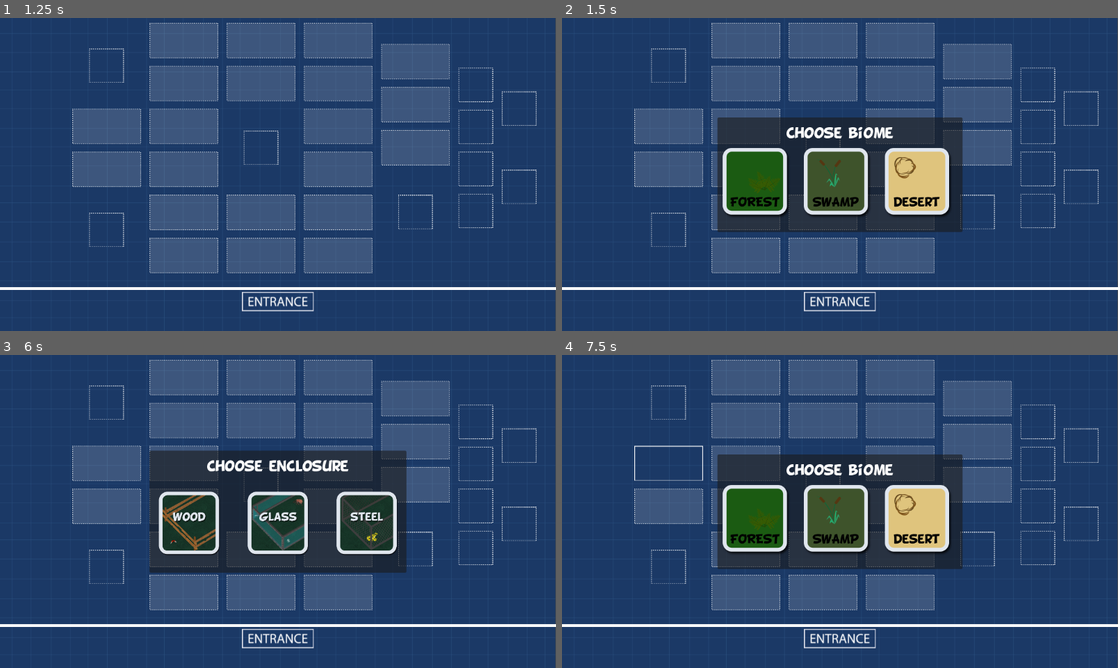
Above: before the commit, frames 1-4 (two rows, left to right).
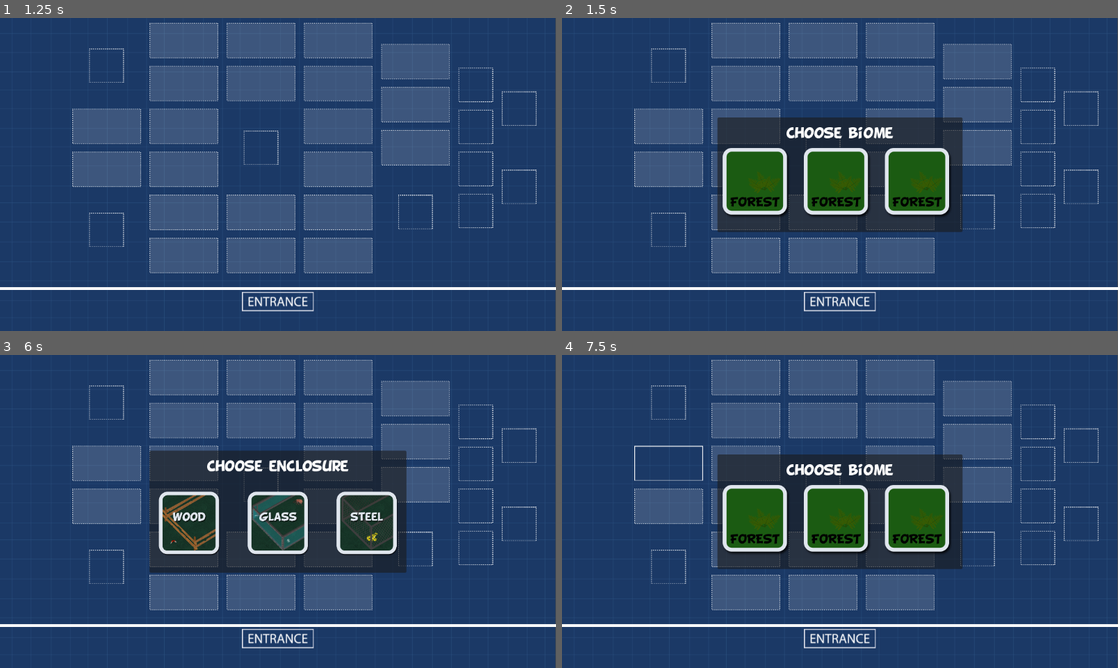
Above: after the commit, the same moments.

Repository: MathrimC/fiftyshadesofprey
Game: Godot game, scene res://scenes/build_enclosure/build_enclosure.tscn
Two runs of this game, one before a commit and one after it. Both use one fixed random seed, a clock stepped at 60 frames per second and the inputs below. This scene is started directly instead of the project's main scene.
Inputs (mouse positions are in pixels of both pictures, inside the frame that each line leads up to):
- Up to frame 1 (1.25 s): click (105, 64) at 0.52 s
- Up to frame 2 (1.5 s): click (667, 127) at 1.25 s
- Up to frame 3 (6 s): click (105, 505) at 2 s; click (105, 567) at 2.77 s; click (183, 376) at 3.5 s; click (183, 420) at 4.25 s; click (183, 464) at 5 s; click (183, 505) at 5.75 s
- Up to frame 4 (7.5 s): click (751, 524) at 6.5 s; click (745, 549) at 7.25 s

Frame 1 is identical in both runs. In frame 2, 3.7% of the frame differs, in the area x 44-69%, y 42-62%; in frame 3, nothing differs; in frame 4, 3.7%.
Error after the commit: Invalid access to property or key 'icon' on a base object of type 'Nil'. (res://scenes/build_enclosure/biome_button.gd:9)

Commit message:
refactored biomes and fences into resources

Diff:
--- a/enclosure.gd
+++ b/enclosure.gd
@@ -1,15 +1,12 @@
 class_name Enclosure
 extends Resource
 
-enum Fence { WOOD, GLASS, STEEL }
-enum Biome { FOREST, SWAMP, DESERT }
-
 @export var lot_number: int
-@export var biome: Biome
-@export var fence: Fence
+@export var biome: Biome.Type
+@export var fence: Fence.Type
 @export var dinosaurs: Array[DinosaurInstance]
 
-func _init(_lot_number: int, _biome: Biome, _fence: Fence) -> void:
+func _init(_lot_number: int, _biome: Biome.Type, _fence: Fence.Type) -> void:
 	lot_number = _lot_number
 	biome = _biome
 	fence = _fence
--- a/game_manager.gd
+++ b/game_manager.gd
@@ -204,13 +204,16 @@
 func get_groceries_amount(grocery: Grocery.Type) -> int:
 	return inventory.get(InventoryType.GROCERIES,{}).get(grocery,0)
 
+func get_food_amount(food: Food.Type) -> int:
+	return inventory.get(InventoryType.FOOD,{}).get(food,0)
+
 func is_lot_occupied(lot_number: int) -> bool:
 	return park_content.has(lot_number)
 
 func get_lot_content(lot_number: int) -> Enclosure:
 	return park_content.get(lot_number, null)
 
-func create_enclosure(lot_number: int, biome: Enclosure.Biome, fence: Enclosure.Fence) -> void:
+func create_enclosure(lot_number: int, biome: Biome.Type, fence: Fence.Type) -> void:
 	assert(!park_content.has(lot_number), "Error: creating enclosure on occupied lot")
 	park_content[lot_number] = Enclosure.new(lot_number, biome, fence)
 
--- a/game_resources.gd
+++ b/game_resources.gd
@@ -7,12 +7,16 @@
 @export var birds: Array[Bird]
 @export var dinosaurs: Array[Dinosaur]
 @export var foods: Array[Food]
+@export var biomes: Array[Biome]
+@export var fences: Array[Fence]
 
 var grocery_dict: Dictionary[Grocery.Type, Grocery]
 var scientist_dict: Dictionary[Scientist.Type, Scientist]
 var bird_dict: Dictionary[Bird.Type, Bird]
 var dinosaur_dict: Dictionary[Dinosaur.Type, Dinosaur]
 var food_dict: Dictionary[Food.Type, Food]
+var biome_dict: Dictionary[Biome.Type, Biome]
+var fence_dict: Dictionary[Fence.Type, Fence]
 
 func _init() -> void:
 	_init_dicts.call_deferred()
@@ -28,6 +32,10 @@
 		dinosaur_dict[dinosaur.type] = dinosaur
 	for food in foods:
 		food_dict[food.type] = food
+	for biome in biomes:
+		biome_dict[biome.type] = biome
+	for fence in fences:
+		fence_dict[fence.type] = fence
 
 func get_grocery(type: Grocery.Type) -> Grocery:
 	return grocery_dict.get(type, null)
@@ -43,3 +51,9 @@
 
 func get_food(type: Food.Type) -> Food:
 	return food_dict.get(type, null)
+
+func get_biome(type: Biome.Type) -> Biome:
+	return biome_dict.get(type, null)
+
+func get_fence(type: Fence.Type) -> Fence:
+	return fence_dict.get(type, null)
--- a/resources.gd
+++ b/resources.gd
@@ -8,9 +8,9 @@
 # enum Food { CARNIVORE, HERBIVORE }
 # enum Diet { CARNIVORE, HERBIVORE }
 # enum Groceries { SALT, PEPPER, RED_SLIME, GREEN_SLIME }
-enum Biome { FOREST, SWAMP, DESERT }
-enum Fence { WOOD, GLASS, STEEL }
-enum TextureType {IMAGE, EGG, NAME}
+# enum Biome { FOREST, SWAMP, DESERT }
+# enum Fence { WOOD, GLASS, STEEL }
+# enum TextureType {IMAGE, EGG, NAME}
 
 const scenes: Dictionary = {
 	Scene.MAIN_MENU: "res://scenes/main_menu/main_menu.tscn",
@@ -52,26 +52,26 @@
 # 	Food.HERBIVORE: "food_herbivore.png",
 # }
 
-const biome_textures_dir := "res://img/buy"
-const biome_textures: Dictionary = {
-	Biome.FOREST: "forest_logo.png",
-	Biome.SWAMP: "swamp_logo.png",
-	Biome.DESERT: "desert_logo.png",
-}
-
-const enclosure_textures_dir := "res://img/park"
-const enclosure_textures: Dictionary = {
-	Biome.FOREST: "park_dinosaur_forest.png",
-	Biome.SWAMP: "park_dinosaur_swamp.png",
-	Biome.DESERT: "park_dinosaur_desert.png",
-}
-
-const fence_textures_dir := "res://img/park"
-const fence_textures: Dictionary = {
-	Fence.WOOD: {"front": "fence_wood_front.png", "back": "fence_wood_back.png"},
-	Fence.GLASS: {"front": "fence_glass_front.png", "back": "fence_glass_back.png"},
-	Fence.STEEL: {"front": "fence_steel_front.png", "back": "fence_steel_back.png", "top": "fence_steel_top.png"},
-}
+# const biome_textures_dir := "res://img/buy"
+# const biome_textures: Dictionary = {
+# 	Biome.FOREST: "forest_logo.png",
+# 	Biome.SWAMP: "swamp_logo.png",
+# 	Biome.DESERT: "desert_logo.png",
+# }
+#
+# const enclosure_textures_dir := "res://img/park"
+# const enclosure_textures: Dictionary = {
+# 	Biome.FOREST: "park_dinosaur_forest.png",
+# 	Biome.SWAMP: "park_dinosaur_swamp.png",
+# 	Biome.DESERT: "park_dinosaur_desert.png",
+# }
+#
+# const fence_textures_dir := "res://img/park"
+# const fence_textures: Dictionary = {
+# 	Fence.WOOD: {"front": "fence_wood_front.png", "back": "fence_wood_back.png"},
+# 	Fence.GLASS: {"front": "fence_glass_front.png", "back": "fence_glass_back.png"},
+# 	Fence.STEEL: {"front": "fence_steel_front.png", "back": "fence_steel_back.png", "top": "fence_steel_top.png"},
+# }
 
 # const grocery_textures_dir := "res://img/buy"
 # const grocery_textures: Dictionary = {
--- /dev/null
+++ b/resources/biomes/biome.gd
@@ -0,0 +1,9 @@
+class_name Biome
+extends Resource
+
+enum Type { FOREST, SWAMP, DESERT }
+
+@export var type: Type
+@export var price: int
+@export var icon: Texture
+@export var texture: Texture
--- /dev/null
+++ b/resources/biomes/desert.tres
@@ -0,0 +1,13 @@
+[gd_resource type="Resource" script_class="Biome" load_steps=4 format=3 uid="uid://y0787twq7804"]
+
+[ext_resource type="Script" uid="uid://mi3bpxpynbsm" path="res://resources/biomes/biome.gd" id="1_g8y46"]
+[ext_resource type="Texture2D" uid="uid://dbe07goc6dwl0" path="res://img/buy/desert_logo.png" id="1_x3lsv"]
+[ext_resource type="Texture2D" uid="uid://bpswp3kkxawrk" path="res://img/park/park_dinosaur_desert.png" id="3_hml13"]
+
+[resource]
+script = ExtResource("1_g8y46")
+type = 2
+price = 1500
+icon = ExtResource("1_x3lsv")
+texture = ExtResource("3_hml13")
+metadata/_custom_type_script = "uid://mi3bpxpynbsm"
--- /dev/null
+++ b/resources/biomes/forest.tres
@@ -0,0 +1,13 @@
+[gd_resource type="Resource" script_class="Biome" load_steps=4 format=3 uid="uid://bcr1km5yekvnp"]
+
+[ext_resource type="Texture2D" uid="uid://c3g14i8d138i8" path="res://img/buy/forest_logo.png" id="1_tblmu"]
+[ext_resource type="Script" uid="uid://mi3bpxpynbsm" path="res://resources/biomes/biome.gd" id="1_u81sy"]
+[ext_resource type="Texture2D" uid="uid://dwgyotwbeial6" path="res://img/park/park_dinosaur_forest.png" id="3_kymgb"]
+
+[resource]
+script = ExtResource("1_u81sy")
+type = 0
+price = 1500
+icon = ExtResource("1_tblmu")
+texture = ExtResource("3_kymgb")
+metadata/_custom_type_script = "uid://mi3bpxpynbsm"
--- /dev/null
+++ b/resources/biomes/swamp.tres
@@ -0,0 +1,13 @@
+[gd_resource type="Resource" script_class="Biome" load_steps=4 format=3 uid="uid://b6xxitulvgnuo"]
+
+[ext_resource type="Script" uid="uid://mi3bpxpynbsm" path="res://resources/biomes/biome.gd" id="1_dy30b"]
+[ext_resource type="Texture2D" uid="uid://djbbmbfvdkkj1" path="res://img/buy/swamp_logo.png" id="1_rn6bm"]
+[ext_resource type="Texture2D" uid="uid://c6ngk2anhg7t8" path="res://img/park/park_dinosaur_swamp.png" id="3_s1opi"]
+
+[resource]
+script = ExtResource("1_dy30b")
+type = 1
+price = 1500
+icon = ExtResource("1_rn6bm")
+texture = ExtResource("3_s1opi")
+metadata/_custom_type_script = "uid://mi3bpxpynbsm"
--- a/resources/dinosaurs/dinosaur.gd
+++ b/resources/dinosaurs/dinosaur.gd
@@ -3,12 +3,11 @@
 
 enum Type { DIPLODOCUS, STYRACOSAURUS, SPINOSAURUS, ANKYLOSAURUS, PTERANODON, VELOCIRAPTOR, PARASAUROLOPHUS, ALLOSAURUS, TRICERATOPS, IGUANADON, BRACHIOSAURUS, STEGOSAURUS, TYRANNOSAURUS_REX, HERRERASAURUS, CARNOTAURUS, KENTROSAURUS, PACHYCEPHALOSAURUS, DILOPHOSAURUS, OVIRAPTOR, PROTOCERATOPS }
 enum Diet { HERBIVORE, CARNIVORE, OMNIVORE }
-enum Biome { FOREST, SWAMP, DESERT }
 
 @export var type: Type
 @export var name: String
 @export var diet: Diet
-@export var biome: Biome
+@export var biome: Biome.Type
 @export var value: int
 @export var visitors: int
 @export var creation_bird: Bird.Type
--- /dev/null
+++ b/resources/fences/fence.gd
@@ -0,0 +1,13 @@
+class_name Fence
+extends Resource
+
+enum Type { WOOD, GLASS, STEEL }
+
+@export var type: Type
+@export var price: int
+@export var durability: float
+@export var icon: Texture
+@export var front_texture: Texture
+@export var back_texture: Texture
+@export var top_texture: Texture
+@export var front_broken_texture: Texture
--- /dev/null
+++ b/resources/fences/glass_fence.tres
@@ -0,0 +1,16 @@
+[gd_resource type="Resource" script_class="Fence" load_steps=5 format=3 uid="uid://d02x25juq7tnc"]
+
+[ext_resource type="Script" uid="uid://bbujon6qlevs7" path="res://resources/fences/fence.gd" id="1_d5nob"]
+[ext_resource type="Texture2D" uid="uid://233dls73st32" path="res://img/park/fence_glass_back.png" id="1_dgoa4"]
+[ext_resource type="Texture2D" uid="uid://5oo4cwp6gq3j" path="res://img/park/fence_glass_broken.png" id="2_b5bjb"]
+[ext_resource type="Texture2D" uid="uid://bxofmssawj3us" path="res://img/park/fence_glass_front.png" id="3_m7rqj"]
+
+[resource]
+script = ExtResource("1_d5nob")
+type = 1
+price = 3000
+durability = 0.8
+front_texture = ExtResource("3_m7rqj")
+back_texture = ExtResource("1_dgoa4")
+front_broken_texture = ExtResource("2_b5bjb")
+metadata/_custom_type_script = "uid://bbujon6qlevs7"
--- /dev/null
+++ b/resources/fences/steel_fence.tres
@@ -0,0 +1,16 @@
+[gd_resource type="Resource" script_class="Fence" load_steps=5 format=3 uid="uid://b6l0cvduyfrou"]
+
+[ext_resource type="Texture2D" uid="uid://mniiu74m07b7" path="res://img/park/fence_steel_back.png" id="1_d1tj5"]
+[ext_resource type="Script" uid="uid://bbujon6qlevs7" path="res://resources/fences/fence.gd" id="1_s7o6x"]
+[ext_resource type="Texture2D" uid="uid://c75tomsp1mx6p" path="res://img/park/fence_steel_front.png" id="2_ggudm"]
+[ext_resource type="Texture2D" uid="uid://6ovq4uf6e70r" path="res://img/park/fence_steel_top.png" id="4_25t20"]
+
+[resource]
+script = ExtResource("1_s7o6x")
+type = 2
+price = 5000
+durability = 1.0
+front_texture = ExtResource("2_ggudm")
+back_texture = ExtResource("1_d1tj5")
+top_texture = ExtResource("4_25t20")
+metadata/_custom_type_script = "uid://bbujon6qlevs7"
--- /dev/null
+++ b/resources/fences/wooden_fence.tres
@@ -0,0 +1,16 @@
+[gd_resource type="Resource" script_class="Fence" load_steps=5 format=3 uid="uid://ub61stbp034v"]
+
+[ext_resource type="Script" uid="uid://bbujon6qlevs7" path="res://resources/fences/fence.gd" id="1_0hhdc"]
+[ext_resource type="Texture2D" uid="uid://bld0ky2fkf14t" path="res://img/park/fence_wood_back.png" id="1_f5u2f"]
+[ext_resource type="Texture2D" uid="uid://beqqynkg4n6m0" path="res://img/park/fence_wood_broken.png" id="2_uoxyk"]
+[ext_resource type="Texture2D" uid="uid://xoox5f1513kq" path="res://img/park/fence_wood_front.png" id="3_nw6eu"]
+
+[resource]
+script = ExtResource("1_0hhdc")
+type = 0
+price = 100
+durability = 0.5
+front_texture = ExtResource("3_nw6eu")
+back_texture = ExtResource("1_f5u2f")
+front_broken_texture = ExtResource("2_uoxyk")
+metadata/_custom_type_script = "uid://bbujon6qlevs7"
--- a/resources/game_resources.tres
+++ b/resources/game_resources.tres
@@ -1,9 +1,13 @@
-[gd_resource type="Resource" script_class="GameResources" load_steps=51 format=3 uid="uid://bxn0x3445ocgx"]
+[gd_resource type="Resource" script_class="GameResources" load_steps=59 format=3 uid="uid://bxn0x3445ocgx"]
 
 [ext_resource type="Script" uid="uid://dvvyap5uyp6cp" path="res://resources/birds/bird.gd" id="1_au0j2"]
+[ext_resource type="Script" uid="uid://mi3bpxpynbsm" path="res://resources/biomes/biome.gd" id="1_if10h"]
+[ext_resource type="Resource" uid="uid://bcr1km5yekvnp" path="res://resources/biomes/forest.tres" id="2_0ky7i"]
 [ext_resource type="Resource" uid="uid://b35g4xmak3ayx" path="res://resources/birds/chicken.tres" id="2_0mi4h"]
 [ext_resource type="Resource" uid="uid://chd0wrel1b77d" path="res://resources/birds/duck.tres" id="3_ik2tt"]
+[ext_resource type="Resource" uid="uid://b6xxitulvgnuo" path="res://resources/biomes/swamp.tres" id="3_mvbch"]
 [ext_resource type="Resource" uid="uid://drjkm2fcbyk2g" path="res://resources/birds/pigeon.tres" id="4_oc54q"]
+[ext_resource type="Resource" uid="uid://y0787twq7804" path="res://resources/biomes/desert.tres" id="4_tukvs"]
 [ext_resource type="Resource" uid="uid://cwsykwrf6m2m1" path="res://resources/birds/penguin.tres" id="5_862m5"]
 [ext_resource type="Resource" uid="uid://058w5vyou6u5" path="res://resources/birds/turkey.tres" id="6_if10h"]
 [ext_resource type="Resource" uid="uid://ixrl2rlo3u7d" path="res://resources/birds/ostrich.tres" id="7_4rymd"]
@@ -34,9 +38,13 @@
 [ext_resource type="Resource" uid="uid://lbdguqoxk8d5" path="res://resources/dinosaurs/velociraptor.tres" id="32_gi6fa"]
 [ext_resource type="Script" uid="uid://b58847peox3ie" path="res://resources/food/food.gd" id="33_t0vog"]
 [ext_resource type="Resource" uid="uid://dt1nt1ajpigcx" path="res://resources/food/herbivore_food.tres" id="34_1uia0"]
+[ext_resource type="Script" uid="uid://bbujon6qlevs7" path="res://resources/fences/fence.gd" id="34_4rymd"]
+[ext_resource type="Resource" uid="uid://ub61stbp034v" path="res://resources/fences/wooden_fence.tres" id="35_1tumx"]
 [ext_resource type="Resource" uid="uid://bhg2i8nhw2ajv" path="res://resources/food/carnivore_food.tres" id="35_xfbk2"]
+[ext_resource type="Resource" uid="uid://d02x25juq7tnc" path="res://resources/fences/glass_fence.tres" id="36_0ky7i"]
 [ext_resource type="Resource" uid="uid://m8uxgqqmo25n" path="res://resources/food/megamix.tres" id="36_oqw3n"]
 [ext_resource type="Script" uid="uid://d1pgb42ge7odf" path="res://resources/groceries/grocery.gd" id="37_56hb4"]
+[ext_resource type="Resource" uid="uid://b6l0cvduyfrou" path="res://resources/fences/steel_fence.tres" id="37_mvbch"]
 [ext_resource type="Resource" uid="uid://c14et5q7kyqpg" path="res://resources/groceries/salt.tres" id="38_ha2m7"]
 [ext_resource type="Resource" uid="uid://fo544box4e4x" path="res://resources/groceries/pepper.tres" id="39_5ddic"]
 [ext_resource type="Resource" uid="uid://xi7cadp35psg" path="res://resources/groceries/green_slime.tres" id="40_ic833"]
@@ -58,3 +66,5 @@
 birds = Array[ExtResource("1_au0j2")]([ExtResource("2_0mi4h"), ExtResource("3_ik2tt"), ExtResource("4_oc54q"), ExtResource("5_862m5"), ExtResource("6_if10h"), ExtResource("7_4rymd"), ExtResource("8_1tumx"), ExtResource("9_0ky7i"), ExtResource("10_mvbch"), ExtResource("11_tukvs")])
 dinosaurs = Array[ExtResource("12_07g1a")]([ExtResource("13_lq2et"), ExtResource("14_16782"), ExtResource("15_q857d"),  …(425 unchanged characters)…
 foods = Array[ExtResource("33_t0vog")]([ExtResource("34_1uia0"), ExtResource("35_xfbk2"), ExtResource("36_oqw3n")])
+biomes = Array[ExtResource("1_if10h")]([ExtResource("2_0ky7i"), ExtResource("3_mvbch"), ExtResource("4_tukvs")])
+fences = Array[ExtResource("34_4rymd")]([ExtResource("35_1tumx"), ExtResource("36_0ky7i"), ExtResource("37_mvbch")])
--- a/scenes/build_enclosure/biome_button.gd
+++ b/scenes/build_enclosure/biome_button.gd
@@ -1,12 +1,12 @@
 class_name BiomeButton
 extends TextureButton
 
-signal biome_selected(biome: Dinosaur.Biome)
+signal biome_selected(biome: Biome.Type)
 
-var biome: Dinosaur.Biome
+var biome: Biome.Type
 
 func _ready() -> void:
-	self.texture_normal = load("%s/%s" % [Resources.biome_textures_dir, Resources.biome_textures[biome]])
+	self.texture_normal = game_manager.game_resources.get_biome(biome).icon
 
 func _pressed() -> void:
 	biome_selected.emit(biome)
--- a/scenes/build_enclosure/build_enclosure.gd
+++ b/scenes/build_enclosure/build_enclosure.gd
@@ -7,13 +7,13 @@
 @export var biome_button_container: Container
 
 var selected_lot: int
-var selected_biome: Enclosure.Biome
+var selected_biome: Biome.Type
 
 func _ready() -> void:
 	biome_selection.hide()
 	fence_selection.hide()
 	map.lot_selected.connect(on_lot_selected)
-	for biome in Dinosaur.Biome.values():
+	for biome in Biome.Type.values():
 		var biome_button: BiomeButton = preload(Resources.scenes[Resources.Scene.BIOME_BUTTON]).instantiate()
 		biome_button.biome = biome
 		biome_button.biome_selected.connect(on_biome_selected)
@@ -25,12 +25,12 @@
 	selected_lot = lot_number
 	biome_selection.show()
 
-func on_biome_selected(biome: Enclosure.Biome) -> void:
+func on_biome_selected(biome: Biome.Type) -> void:
 	selected_biome = biome
 	biome_selection.hide()
 	fence_selection.show()
 
-func on_enclosure_selected(fence: Enclosure.Fence) -> void:
+func on_enclosure_selected(fence: Fence.Type) -> void:
 	game_manager.create_enclosure(selected_lot, selected_biome, fence)
 	fence_selection.hide()
 	map.refresh()
--- a/scenes/dinos/dinosaur_tile.gd
+++ b/scenes/dinos/dinosaur_tile.gd
@@ -16,7 +16,11 @@
 	icon.texture = dinosaur.texture
 	feeling.text = GameManager.DinosaurFeeling.keys()[dinosaur_info.mood].capitalize()
 	# TODO: set food texture
-	# food.texture = load("%s/%s" % [Resources.food_textures_dir, Resources.food_textures[dinosaur_info["food"]]])
-	biome.texture = load("%s/%s" % [Resources.biome_textures_dir, Resources.biome_textures[dinosaur.biome]])
+	match dinosaur_info.diet:
+		Dinosaur.Diet.HERBIVORE:
+			food.texture = game_manager.game_resources.get_food(Food.Type.HERBIVORE).texture
+		Dinosaur.Diet.CARNIVORE:
+			food.texture = game_manager.game_resources.get_food(Food.Type.CARNIVORE).texture
+	biome.texture = game_manager.game_resources.get_biome(dinosaur.biome).texture
 	# dino_name.texture = load("%s/%s" % [Resources.dinosaur_textures_dir, Resources.dinosaur_textures[dinosaur]["name"]])
 	dino_name.text = dinosaur_info.name
--- a/scenes/incubator/incubatoregg.gd
+++ b/scenes/incubator/incubatoregg.gd
@@ -18,9 +18,7 @@
 			food.texture = game_manager.game_resources.get_food(Food.Type.HERBIVORE).texture
 		Dinosaur.Diet.CARNIVORE:
 			food.texture = game_manager.game_resources.get_food(Food.Type.CARNIVORE).texture
-	# food.texture = load("%s/%s" % [Resources.food_textures_dir, Resources.food_textures[dinosaur_info["food"]]])
-	biome.texture = load("%s/%s" % [Resources.biome_textures_dir, Resources.biome_textures[dinosaur_info.biome]])
-	# TODO: replace with name label
+	biome.texture = game_manager.game_resources.get_biome(dinosaur_info.biome).icon
 	dino_name.text = dinosaur_info.name
 	_timer()
 
--- a/scenes/inventory/inventory_item.gd
+++ b/scenes/inventory/inventory_item.gd
@@ -33,10 +33,15 @@
 			amount = game_manager.get_bird_amount(item as Bird.Type)
 		GameManager.InventoryType.GROCERIES:
 			var grocery_data: Grocery = game_manager.game_resources.get_grocery(item as Grocery.Type)
-			item_name.text = "%s" % grocery_data.name
+			item_name.text = grocery_data.name
 			icon.texture = grocery_data.texture
 			# icon_path = "%s/%s" % [Resources.grocery_textures_dir, Resources.grocery_textures[grocery]]
 			amount = game_manager.get_groceries_amount(item as Grocery.Type)
+		GameManager.InventoryType.FOOD:
+			var food_data: Food = game_manager.game_resources.get_food(item as Food.Type)
+			item_name.text = food_data.name
+			icon.texture = food_data.texture
+			amount = game_manager.get_food_amount(item as Food.Type)
 	if amount == 0:
 		self.queue_free()
 	else:
--- a/scenes/park/park_lot.gd
+++ b/scenes/park/park_lot.gd
@@ -2,9 +2,9 @@
 extends Node2D
 
 const fence_offsets: Dictionary = {
-	Enclosure.Fence.WOOD: { "front": Vector2(3.356, 70.47), "back": Vector2(-1.678, -236.577)},
-	Enclosure.Fence.GLASS: { "front": Vector2(2.091, 82.46), "back": Vector2(2.091, -216.192)},
-	Enclosure.Fence.STEEL: { "front": Vector2(0.258, 19.164), "back": Vector2(0.258, -279.493), "top": Vector2(-0.154, -247.859)}
+	Fence.Type.WOOD: { "front": Vector2(3.356, 70.47), "back": Vector2(-1.678, -236.577)},
+	Fence.Type.GLASS: { "front": Vector2(2.091, 82.46), "back": Vector2(2.091, -216.192)},
+	Fence.Type.STEEL: { "front": Vector2(0.258, 19.164), "back": Vector2(0.258, -279.493), "top": Vector2(-0.154, -247.859)}
 }
 
 @export var lot_number: int
@@ -19,21 +19,18 @@
 	var enclosure := game_manager.get_lot_content(lot_number)
 	if enclosure != null:
 		print("enclosure not null")
-		biome.texture = load("%s/%s" % [Resources.enclosure_textures_dir, Resources.enclosure_textures[enclosure.biome]])
-		front_fence.texture = _get_fence_texture(enclosure.fence, "front")
+		biome.texture = game_manager.game_resources.get_biome(enclosure.biome).texture
+		var fence := game_manager.game_resources.get_fence(enclosure.fence)
+		front_fence.texture = fence.front_texture
 		front_fence.offset = fence_offsets[enclosure.fence]["front"]
-		back_fence.texture = _get_fence_texture(enclosure.fence, "back")
+		back_fence.texture = fence.back_texture
 		back_fence.offset = fence_offsets[enclosure.fence]["back"]
-		if enclosure.fence == Enclosure.Fence.STEEL && !enclosure.dinosaurs.is_empty():
-			top_fence.texture = _get_fence_texture(enclosure.fence, "front")
-			top_fence.offset = fence_offsets[enclosure.fence]["top"]
+		top_fence.texture = fence.top_texture
+		if top_fence.texture != null:
+			top_fence.offset = fence_offsets[enclosure.fence].get("top", Vector2(0,0))
 			top_fence.show()
 		else:
 			top_fence.hide()
 		enclosure_node.show()
 	else:
 		enclosure_node.hide()
-
-
-func _get_fence_texture(type: Enclosure.Fence, side: String) -> Texture:
-	return load("%s/%s" % [Resources.fence_textures_dir, Resources.fence_textures[type][side]])
--- a/scenes/scientist_actions/scientist_actions.gd
+++ b/scenes/scientist_actions/scientist_actions.gd
@@ -65,6 +65,6 @@
 						return
 			GameManager.ScientistAction.CREATE_FOOD:
 				for line in food_lines:
-					if line.food == action_info["food"]:
+					if line.recipe == action_info["recipe"]:
 						line.track_action_time(action_info)
 						return
Not shown, added: resources/biomes/biome.gd.uid
Not shown, added: resources/fences/fence.gd.uid
